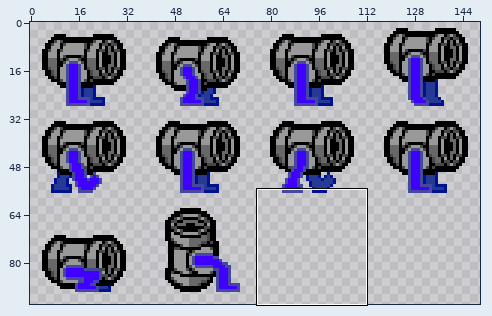
Sprite sheet: CSCE 361 Project/Assets/Sprites/Blue Cannon Sheet.png. Above, an overview of the earlier version with the close-up marked.
Close-up. First the earlier version:
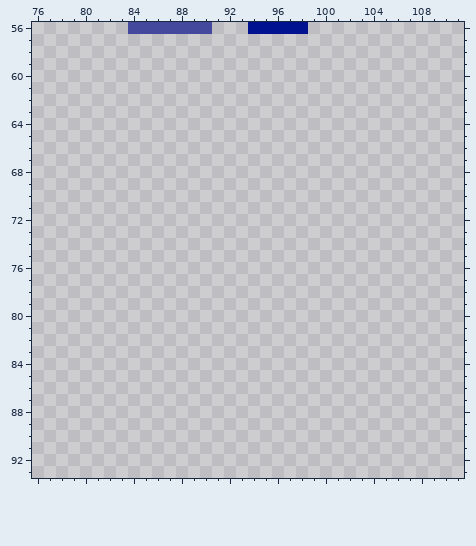
The file is 150x100 pixels. Shown: x 76..111, y 56..93. The wide view leaves out empty margins.
The result:
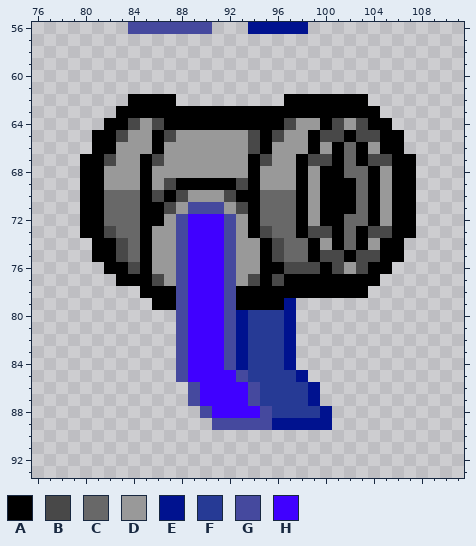
Palette (. is transparent): A #000000  B #484848  C #686868  D #999999  E #00128f  F #263a95  G #45499e  H #4000ff
Log entry: Added Crouching Cannon can now crouch
Edits made:
y 62: x 84..87 .... -> AAAA; x 97..103 ....... -> AAAAAAA
y 63: x 83..104 ...................... -> AAAAAAAAAAAAAAAAAAAAAA
y 64: x 82..105 ........................ -> AABDBAAAAAAAAAABDDABDBAA
y 65: x 81..106 .......................... -> AABDDABDDDDDDBABDDABBABBAA
y 66: x 81..106 .......................... -> AADDDADDDDDDDBADDDADACADAA
y 67: x 80..107 ............................ -> AABDDABDDDDDDDABDDABBACABBAA
y 68: x 80..107 ............................ -> AADDDADDDDDDDDADDDADAACCADAA
y 69: x 80..107 ............................ -> AADDDADBAAAAABADDDADAAACADAA
y 70: x 80..107 ............................ -> AACCCABABDDDBAACCCADAAACADAA
y 71: x 80..107 ............................ -> AACCCAABDGGGDBACCCADAAACADAA
y 72: x 80..107 ............................ -> AACCCAADGHHHGDACCCADAACCADAA
y 73: x 80..107 ............................ -> AABCCADDGHHHGDABCCABBACABBAA
y 74: x 81..106 .......................... -> AABCADDGHHHGDDABCCADACADAA
y 75: x 81..106 .......................... -> AABCADDGHHHGDDABCCABBABBAA
y 76: x 82..105 ........................ -> AABADDGHHHGDDAABBBABDBAA
y 77: x 83..104 ...................... -> AAABDGHHHGDBABAAAAAAAA
y 78: x 85..103 ................... -> AAAGHHHGAAAAAAAAAAA
y 79: x 86..97 ............ -> AAGHHHGAAAAE
y 80..84: x 88..97 .......... -> GHHHGEFFFE
y 85: x 88..98 ........... -> GHHHHGFFFFE
y 86..87: x 89..99 ........... -> GHHHHGFFFFE
y 88: x 90..100 ........... -> GHHHHGFFFFE
y 89: x 91..100 .......... -> GGGGGEEEEE
Boxes around the changes in both close-ups, in picture pixels (x1, y1, x2, y2):
added: (80, 94, 416, 430)
